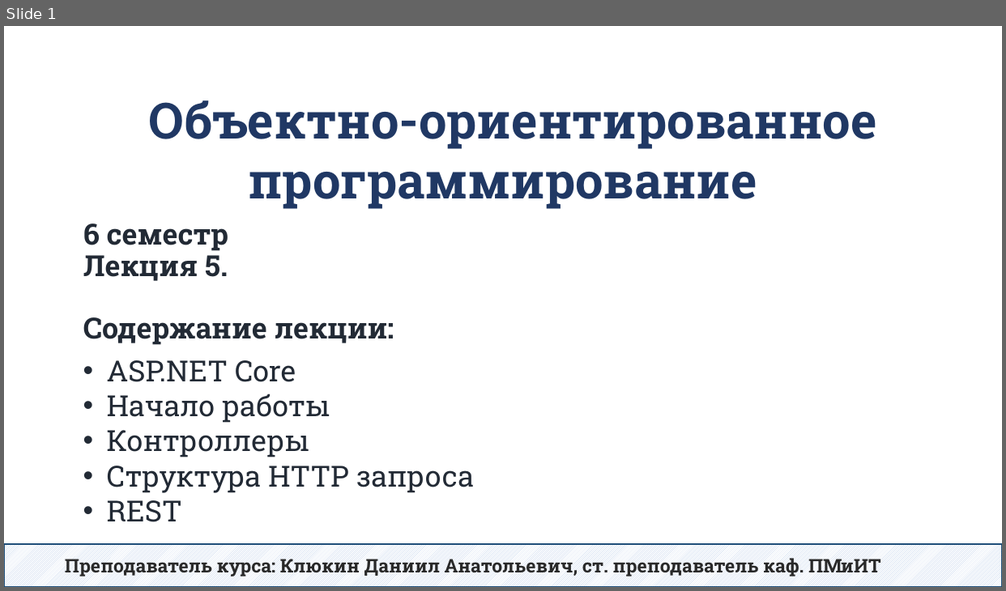
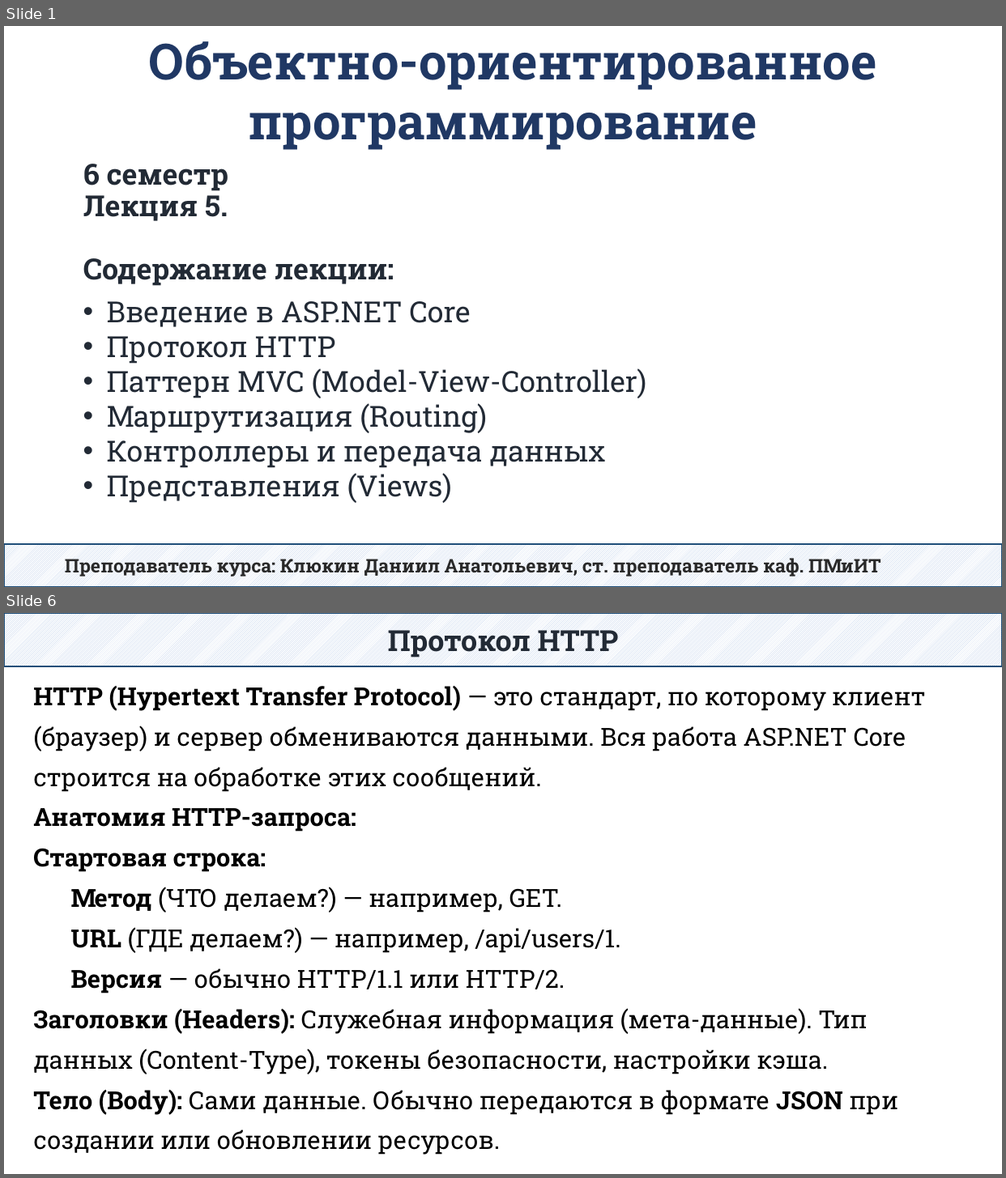
Before and after one commit to DaniilKlyukin/OOP-6, a slide deck: Лекции/ООП 2 лек 5.pptx. Shown one above the other, each under a label of ours: slide 1 before the commit, slides 1 and 6 after it; the slides between them are not shown. The pictures are 1006x591 and 1006x1178 pixels, drawn with LibreOffice and Linux fonts; fonts in the diff are those of the drawing. Boxes give left, top, right and bottom in pixels: in the first picture for what was removed or moved away, otherwise in the second. Text is boxed around its words. In the diff, an @@ line names an element or a change of style, - is before the commit and + after.

```diff
--- a/Лекции/ООП 2 лек 5.pptx
+++ b/Лекции/ООП 2 лек 5.pptx
@@ slide 6 added at (x1=4, y1=613, x2=1002, y2=1174), background #FFFFFF @@
@@ rectangle added at (x1=4, y1=613, x2=1002, y2=667), fill pattern #B4C7E7 on #FFFFFF, outline #1F4E79 1.25 pt, 28 pt, text #222A35, bold @@
+Протокол HTTP
@@ text added at (x1=33, y1=686, x2=925, y2=1155), 24 pt, text #000000 @@
+HTTP (Hypertext Transfer Protocol) — это стандарт, по которому клиент (браузер) и сервер обмениваются данными. Вся работа ASP.NET Core строится на обработке этих сообщений.
+Анатомия HTTP-запроса:
+Стартовая строка:
+  Метод (ЧТО делаем?) — например, GET.
+  URL (ГДЕ делаем?) — например, /api/users/1.
+  Версия — обычно HTTP/1.1 или HTTP/2.
+Заголовки (Headers): Служебная информация (мета-данные). Тип данных (Content-Type), токены безопасности, настройки кэша.
+Тело (Body): Сами данные. Обычно передаются в формате JSON при создании или обновлении ресурсов.
@@ slide 1 changed as well @@
@@ text "Объектно-ориентированное программирование" moved from (x1=149, y1=101, x2=877, y2=209) to (x1=149, y1=41, x2=877, y2=150) @@
@@ title "6 семестр Лекция 5. Содержание ..." moved from (x1=83, y1=224, x2=394, y2=345) to (x1=83, y1=164, x2=394, y2=286) @@
@@ text at (x1=107, y1=301, x2=647, y2=503): text changed @@
-• ASP.NET Core
-• Начало работы
-• Контроллеры
-• Структура HTTP запроса
-• REST
+• Введение в ASP.NET Core
+• Протокол HTTP
+• Паттерн MVC (Model-View-Controller)
+• Маршрутизация (Routing)
+• Контроллеры и передача данных
+• Представления (Views)
```
Also in this commit, not shown: 1 other slide changed, 33 other slides added, 50 slides removed.
